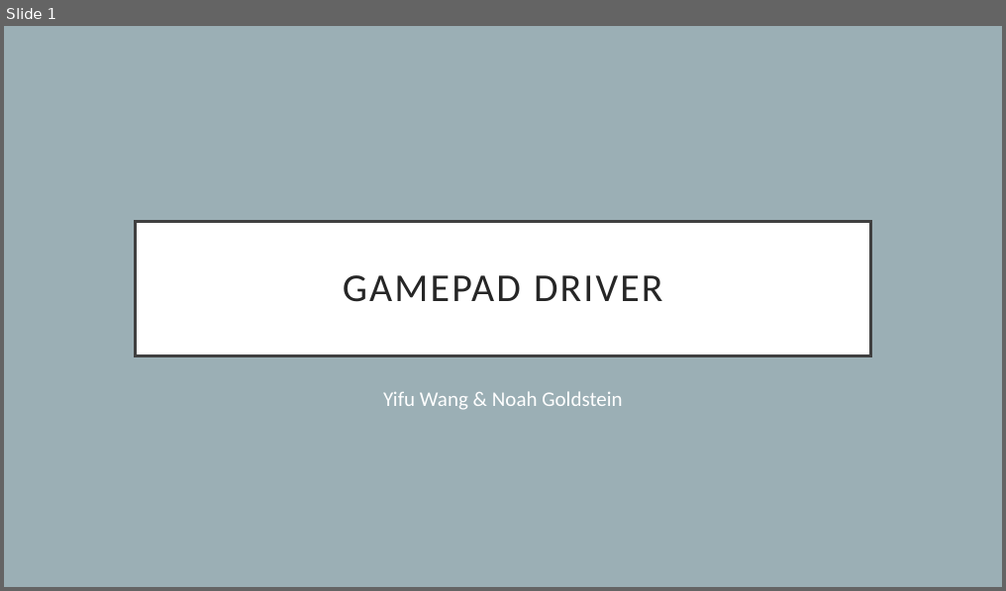
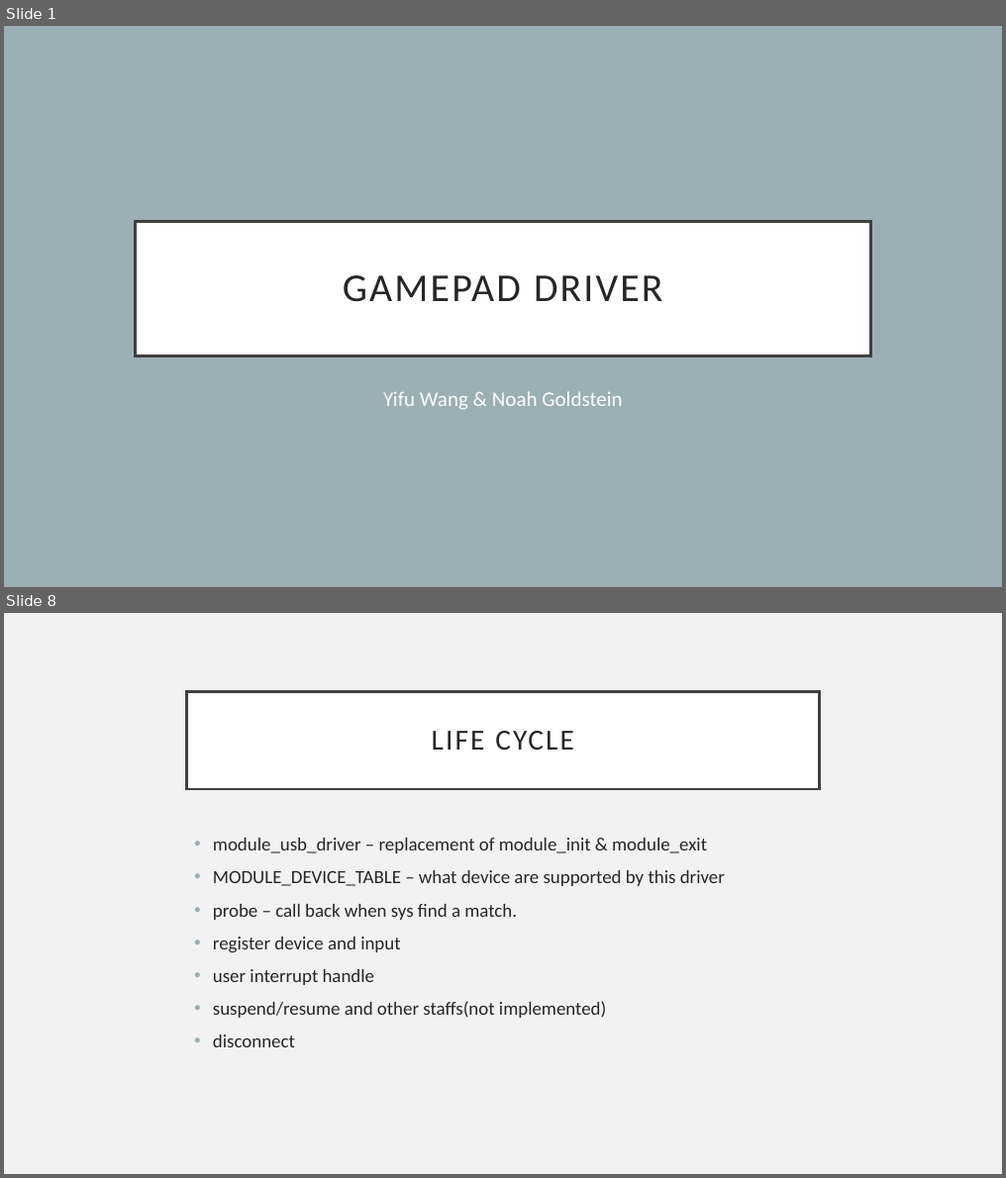
Before and after one commit to Luna1996/Joystick, a slide deck: present.pptx. Shown one above the other, each under a label of ours: slide 1 before the commit, slides 1 and 8 after it; the slides between them are not shown. The pictures are 1006x591 and 1006x1178 pixels, drawn with LibreOffice and Linux fonts; fonts in the diff are those of the drawing. Boxes give left, top, right and bottom in pixels: in the first picture for what was removed or moved away, otherwise in the second. Text is boxed around its words. In the diff, an @@ line names an element or a change of style, - is before the commit and + after.

```diff
--- a/present.pptx
+++ b/present.pptx
@@ slide 8 added at bbox=[4, 613, 1002, 1174], background #F2F2F2 @@
@@ title added at bbox=[187, 691, 819, 789], fill #FFFFFF, outline #404040 2.5 pt, 28 pt, text #262626 @@
+LIFE CYCLE
@@ text added at bbox=[213, 838, 725, 1048], 18 pt, text #262626 @@
+• module_usb_driver – replacement of module_init & module_exit
+• MODULE_DEVICE_TABLE – what device are supported by this driver
+• probe – call back when sys find a match.
+• register device and input
+• user interrupt handle
+• suspend/resume and other staffs(not implemented)
+• disconnect
```
Also in this commit, not shown: 2 slides changed, 9 other slides added, 2 slides removed, 1 other file.
